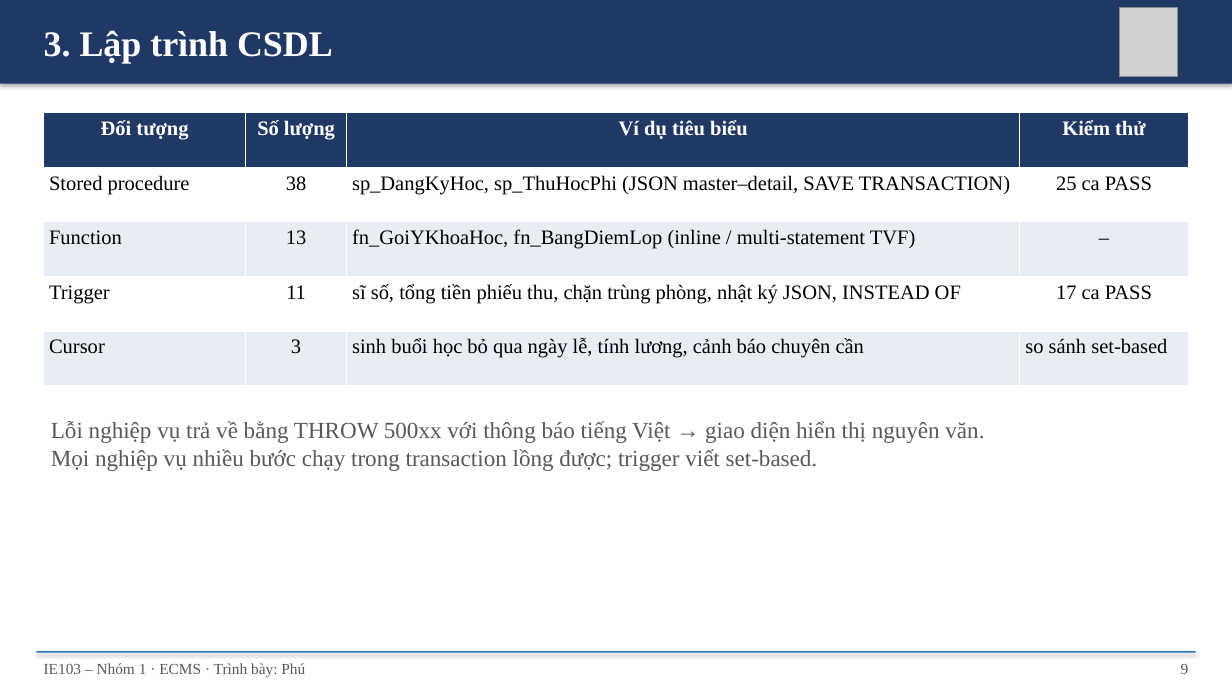
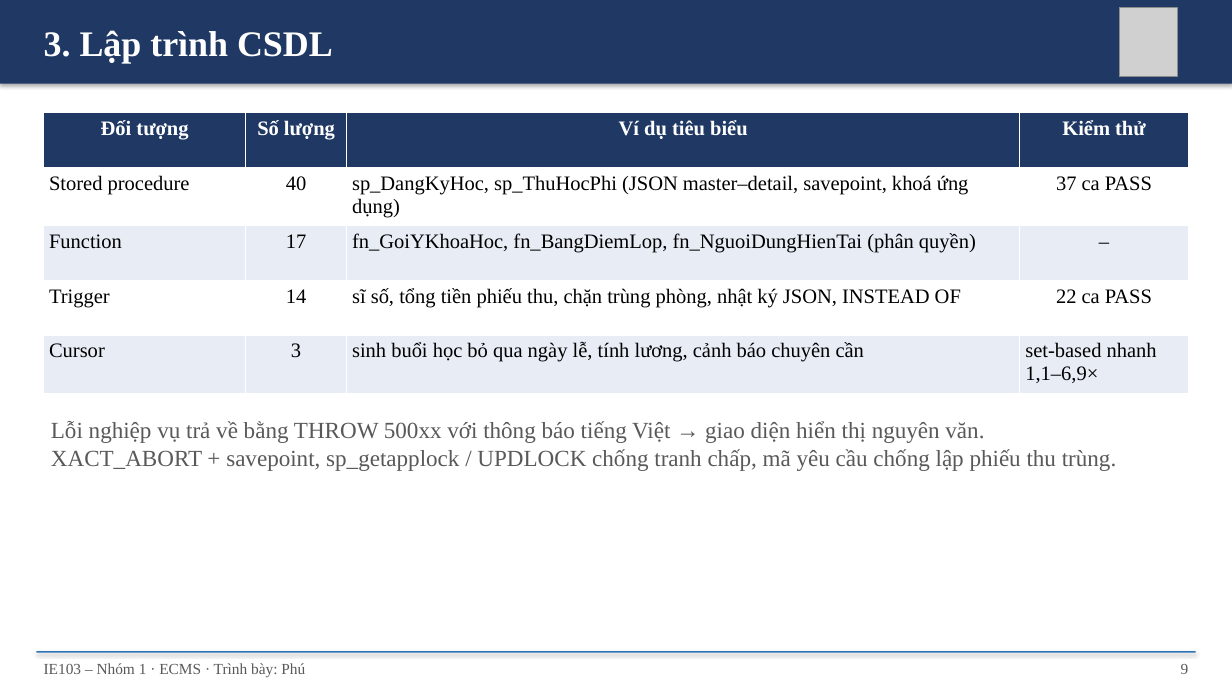
Before and after one commit to nhutruong-uit/ecms, a slide deck: slide 9 of slides/ECMS_Nhom1.pptx. Drawn at 1232x693 pixels with LibreOffice and Linux fonts; fonts in the diff are those of the drawing; grey boxes stand for pictures. Boxes give left, top, right and bottom in pixels: in the first picture for what was removed or moved away, otherwise in the second. Text is boxed around its words. In the diff, an @@ line names an element or a change of style, - is before the commit and + after.

Commit message:
docs(build): dựng lại báo cáo, hướng dẫn sử dụng (xuất PDF bằng Word) và slide (#66)

```diff
--- a/slides/ECMS_Nhom1.pptx
+++ b/slides/ECMS_Nhom1.pptx
@@ table at [43, 113, 1189, 387] @@
-row 2: Stored procedure | 38 | sp_DangKyHoc, sp_ThuHocPhi (JSON master–detail, SAVE TRANSACTION) | 25 ca PASS
+row 2: Stored procedure | 40 | sp_DangKyHoc, sp_ThuHocPhi (JSON master–detail, savepoint, khoá ứng dụng) | 37 ca PASS
-row 3, column 2: 13
+row 3, column 2: 17
-row 3, column 3: fn_GoiYKhoaHoc, fn_BangDiemLop (inline / multi-statement TVF)
+row 3, column 3: fn_GoiYKhoaHoc, fn_BangDiemLop, fn_NguoiDungHienTai (phân quyền)
-row 4, column 2: 11
+row 4, column 2: 14
-row 4, column 4: 17 ca PASS
+row 4, column 4: 22 ca PASS
-row 5, column 4: so sánh set-based
+row 5, column 4: set-based nhanh 1,1–6,9×
@@ text at [51, 449, 1116, 471]: text changed @@
-Mọi nghiệp vụ nhiều bước chạy trong transaction lồng được; trigger viết set-based.
+XACT_ABORT + savepoint, sp_getapplock / UPDLOCK chống tranh chấp, mã yêu cầu chống lập phiếu thu trùng.
```
Also in this commit, not shown: 12 other slides changed, 4 other files.
